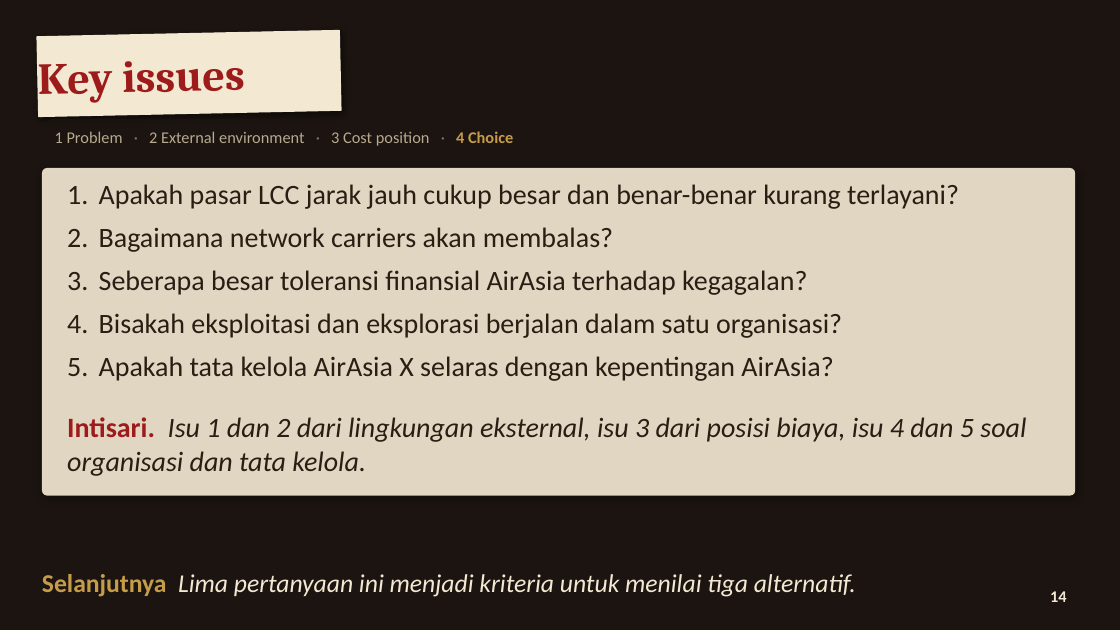
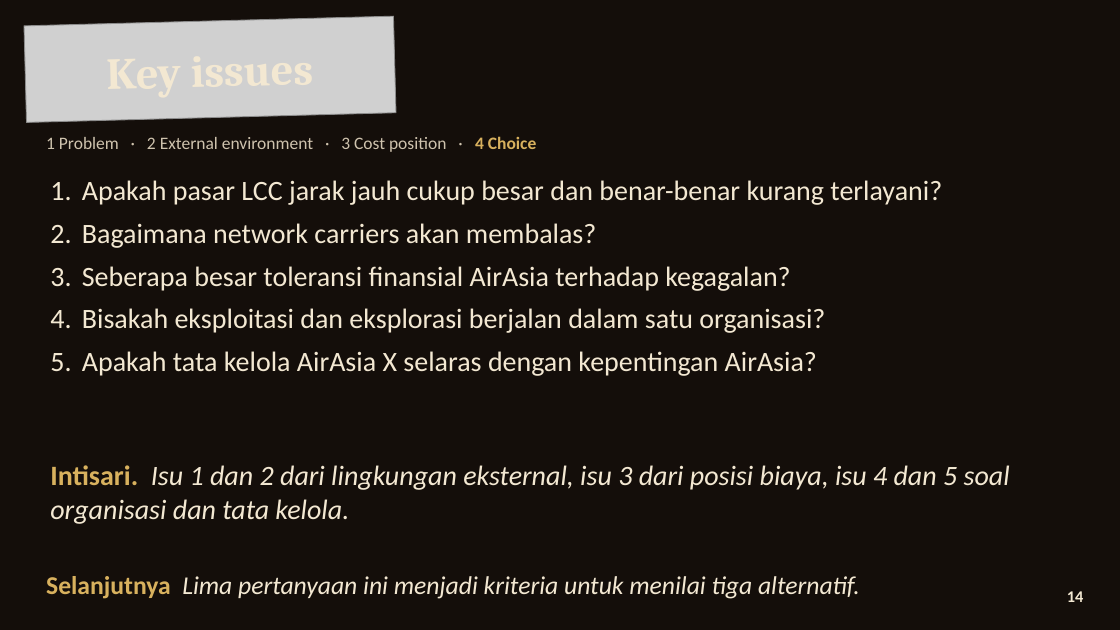
Before and after one commit to aslihabnuri/Dom-Manipulation, a slide deck: slide 14 of strategic-management/airasia-case/SMJKT_Group 3_Aslih_Case AirAsia.pptx. Drawn at 1120x630 pixels with LibreOffice and Linux fonts; fonts in the diff are those of the drawing; grey boxes stand for pictures; background and template pictures are left out. Boxes give left, top, right and bottom in pixels: in the first picture for what was removed or moved away, otherwise in the second. Text is boxed around its words. In the diff, an @@ line names an element or a change of style, - is before the commit and + after.

```diff
--- a/strategic-management/airasia-case/SMJKT_Group 3_Aslih_Case AirAsia.pptx
+++ b/strategic-management/airasia-case/SMJKT_Group 3_Aslih_Case AirAsia.pptx
@@ text "Key issues": place and size @@
-text "Key issues" at <box>38,61,245,103</box>
+text "Key issues" at <box>24,16,396,122</box>
@@ text "Key issues" at <box>24,16,396,122</box>: text colour #9E1B1B to #F3E8D2; alignment left to centre @@
@@ picture added at <box>24,16,396,122</box> @@
@@ rectangle removed at <box>37,30,341,117</box> @@
@@ rounded rectangle removed at <box>38,119,760,155</box> @@
@@ text "1 Problem · 2 External ...": place and size @@
-text "1 Problem · 2 External ..." at <box>55,131,513,146</box>
+text "1 Problem · 2 External ..." at <box>46,136,536,152</box>
@@ text "1 Problem · 2 External ..." at <box>46,136,536,152</box>: size 14 to 15 pt; text colour #B8A98F to #CFC3AE in "1 Problem 2 External environment 3 Cost ..."; text colour #8A7A64 to #CFC3AE in "· · ·"; text colour #C69C4A to #D8B15E in "4 Choice" @@
@@ rounded rectangle removed at <box>42,168,1075,496</box> @@
@@ text "Apakah pasar LCC jarak jauh ...": place and size @@
-text "Apakah pasar LCC jarak jauh ..." at <box>99,184,959,381</box>
+text "Apakah pasar LCC jarak jauh ..." at <box>82,180,942,376</box>
@@ text "Apakah pasar LCC jarak jauh ..." at <box>82,180,942,376</box>: text colour #2A1E14 to #F3E8D2 @@
@@ text "Intisari. Isu 1 dan 2 ...": place and size @@
-text "Intisari. Isu 1 dan 2 ..." at <box>67,417,1026,476</box>
+text "Intisari. Isu 1 dan 2 ..." at <box>50,465,1010,524</box>
@@ text "Intisari. Isu 1 dan 2 ..." at <box>50,465,1010,524</box>: text colour #9E1B1B to #D8B15E in "Intisari."; text colour #2A1E14 to #F3E8D2 @@
@@ rectangle removed at <box>0,556,1120,608</box> @@
@@ text "Selanjutnya Lima pertanyaan ini menjadi ..." at <box>46,576,860,599</box>: text colour #C69C4A to #D8B15E in "Selanjutnya" @@
@@ text "14" at <box>1067,591,1084,602</box>: alignment centre to right @@
@@ ellipse removed at <box>1038,576,1080,618</box> @@
```
Also in this commit, not shown: 19 other slides changed, 11 other files.
